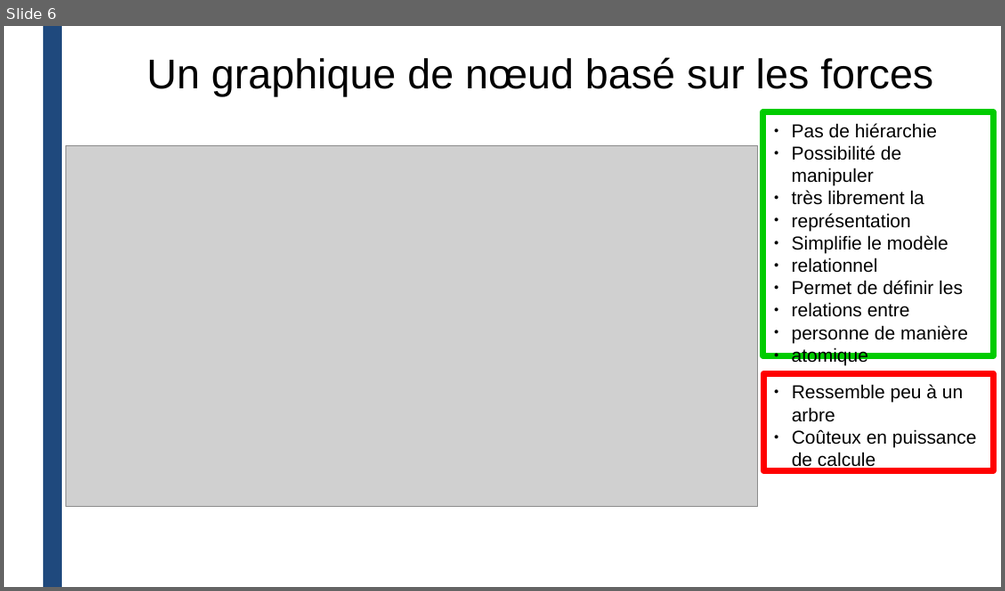
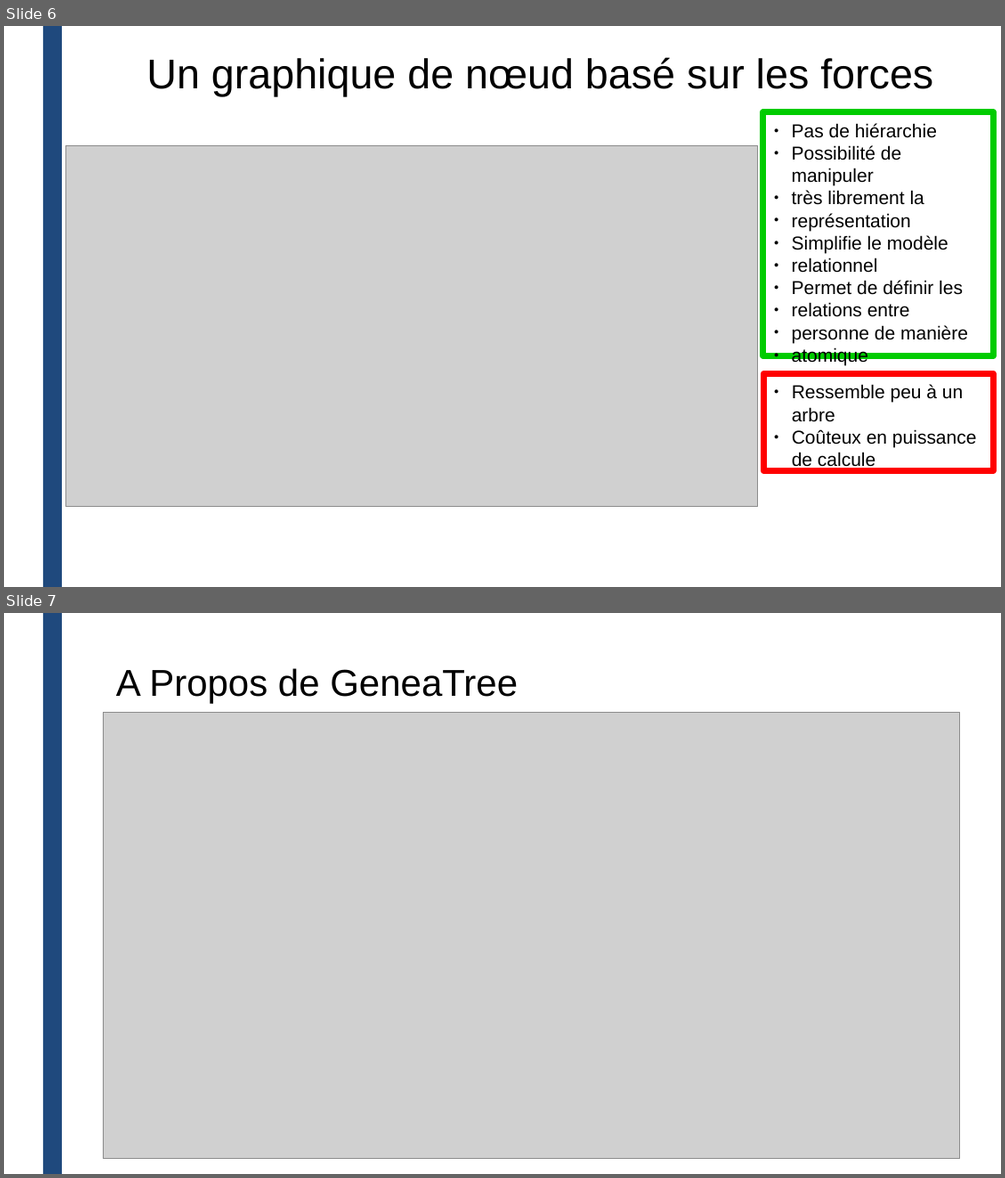
Before and after one commit to linda-benboudiaf/D3js, a slide deck: site/Genea_tree_presta.pptx. Shown one above the other, each under a label of ours: slide 6 before the commit, slides 6 and 7 after it. The pictures are 1005x591 and 1005x1178 pixels, drawn with LibreOffice and Linux fonts; fonts in the diff are those of the drawing; grey boxes stand for pictures. Boxes give left, top, right and bottom in pixels: in the first picture for what was removed or moved away, otherwise in the second. Text is boxed around its words. In the diff, an @@ line names an element or a change of style, - is before the commit and + after.

```diff
--- a/site/Genea_tree_presta.pptx
+++ b/site/Genea_tree_presta.pptx
@@ slide 7 added at [4, 613, 1001, 1174], background #FFFFFF; not listed: 1 template element that a slide beside it also shows @@
@@ title added at [116, 668, 518, 704], 36 pt, text #000000 @@
+A Propos de GeneaTree
@@ picture added at [103, 713, 960, 1159] @@
```
Also in this commit, not shown: 3 other slides added.
